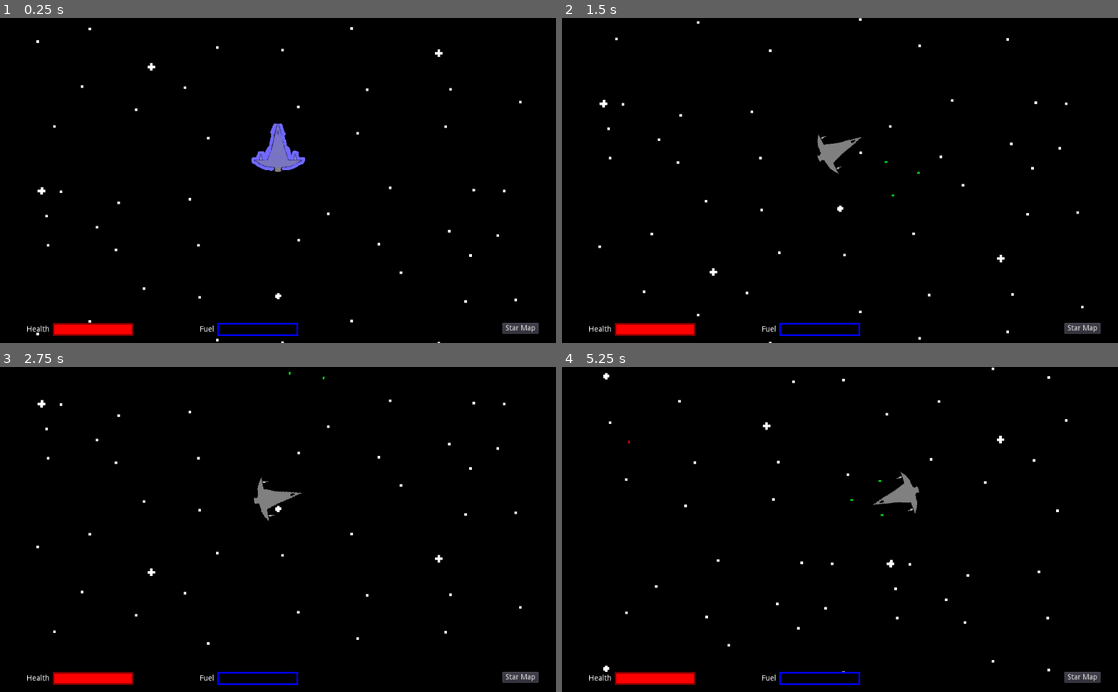
Above: before the commit, frames 1-4 (two rows, left to right).
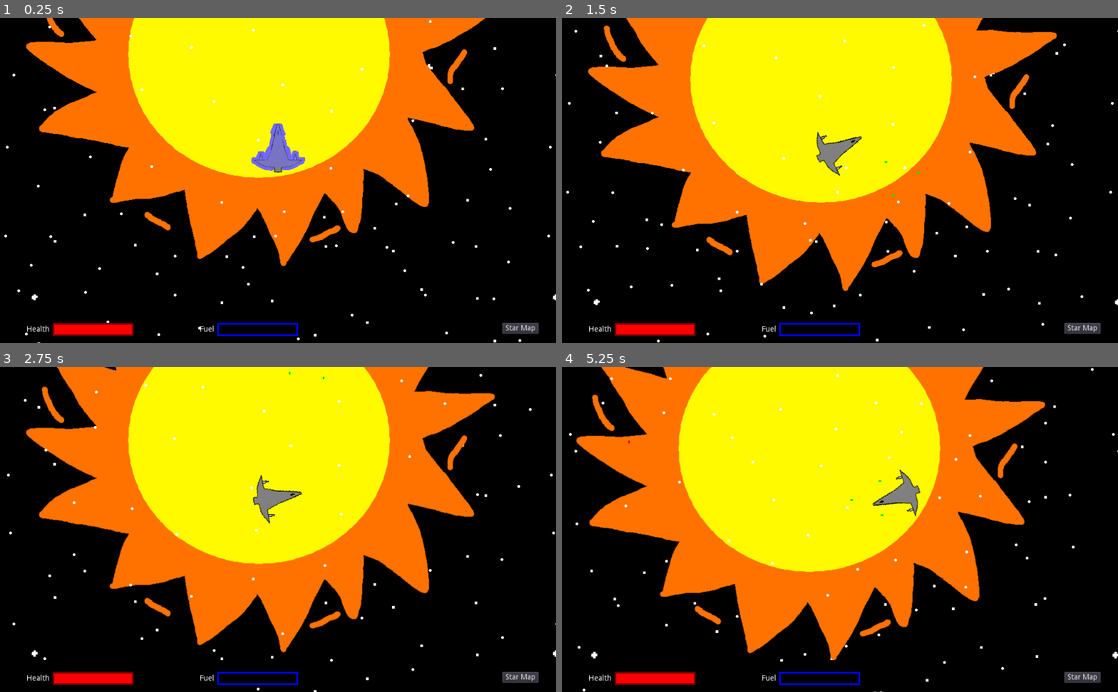
Above: after the commit, the same moments.

Repository: jlpatter/GodotSpaceShooter
Game: Godot game, scene res://src/Levels/Level1.tscn
Two runs of this game, one before a commit and one after it. Both use one fixed random seed, a clock stepped at 60 frames per second and the inputs below. The project has no main scene, so this scene is started directly.
Inputs:
- Up to frame 1 (0.25 s): no input
- Up to frame 2 (1.5 s): hold D (move_right) 0.53-1.28 s; tap Space (shoot) at 0.6, 1.35 s; hold A (move_left) from 1.28 s (still down)
- Up to frame 3 (2.75 s): release A (move_left) at 2.03 s; hold D (move_right) from 2.03 s (still down); tap Space (shoot) at 2.1 s
- Up to frame 4 (5.25 s): release D (move_right) at 2.78 s; hold W (move_up) 2.78-3.53 s; tap Space (shoot) every 0.75 s from 2.85 to 5.1 s; hold A (move_left) from 3.53 s (still down)

The runs differ from the first frame. In frame 1, 39% of the frame differs, in the area x 0-100%, y 0-100%; in frame 2, 45%; in frame 3, 47%; in frame 4, 49%, in the area x 1-100%, y 0-100%.

Commit message:
Added large sun and space dust

Diff:
--- a/src/Actors/Player.tscn
+++ b/src/Actors/Player.tscn
@@ -40,7 +40,7 @@
 orbit_velocity = 0.0
 orbit_velocity_random = 0.0
 scale = 5.0
-color = Color( 0, 0.552941, 1, 1 )
+color = Color( 0.760784, 0.894118, 1, 1 )
 
 [sub_resource type="SpriteFrames" id=2]
 animations = [ {
--- a/src/Levels/Level1.tscn
+++ b/src/Levels/Level1.tscn
@@ -1,7 +1,9 @@
-[gd_scene load_steps=5 format=2]
+[gd_scene load_steps=7 format=2]
 
 [ext_resource path="res://src/Actors/Player.tscn" type="PackedScene" id=1]
+[ext_resource path="res://Assets/LargeSun.png" type="Texture" id=2]
 [ext_resource path="res://Assets/StarsBackground.png" type="Texture" id=3]
+[ext_resource path="res://Assets/SpaceDust.png" type="Texture" id=4]
 [ext_resource path="res://src/Misc/UI.tscn" type="PackedScene" id=5]
 [ext_resource path="res://src/Levels/Level1.gd" type="Script" id=6]
 
@@ -11,6 +13,7 @@
 [node name="ParallaxBackground" type="ParallaxBackground" parent="."]
 
 [node name="ParallaxLayer" type="ParallaxLayer" parent="ParallaxBackground"]
+motion_scale = Vector2( 0.01, 0.01 )
 motion_mirroring = Vector2( 960, 540 )
 
 [node name="StarsBackground" type="Sprite" parent="ParallaxBackground/ParallaxLayer"]
@@ -18,6 +21,19 @@
 scale = Vector2( 0.25, 0.25 )
 texture = ExtResource( 3 )
 
+[node name="ParallaxLayer2" type="ParallaxLayer" parent="ParallaxBackground"]
+motion_scale = Vector2( 0.05, 0.05 )
+
+[node name="LargeSun" type="Sprite" parent="ParallaxBackground/ParallaxLayer2"]
+texture = ExtResource( 2 )
+
+[node name="ParallaxLayer3" type="ParallaxLayer" parent="ParallaxBackground"]
+motion_mirroring = Vector2( 1000, 1000 )
+
+[node name="SpaceDust" type="Sprite" parent="ParallaxBackground/ParallaxLayer3"]
+position = Vector2( 503.156, 503.179 )
+texture = ExtResource( 4 )
+
 [node name="CanvasLayer" type="CanvasLayer" parent="."]
 
 [node name="UI" parent="CanvasLayer" instance=ExtResource( 5 )]
Binary file added: Assets/LargeSun.png
Not shown, added: Assets/LargeSun.png.import
Binary file added: Assets/SpaceDust.png
Not shown, added: Assets/SpaceDust.png.import
Not shown, added: Assets/LargeSun.kra
Not shown, added: Assets/SpaceDust.kra
